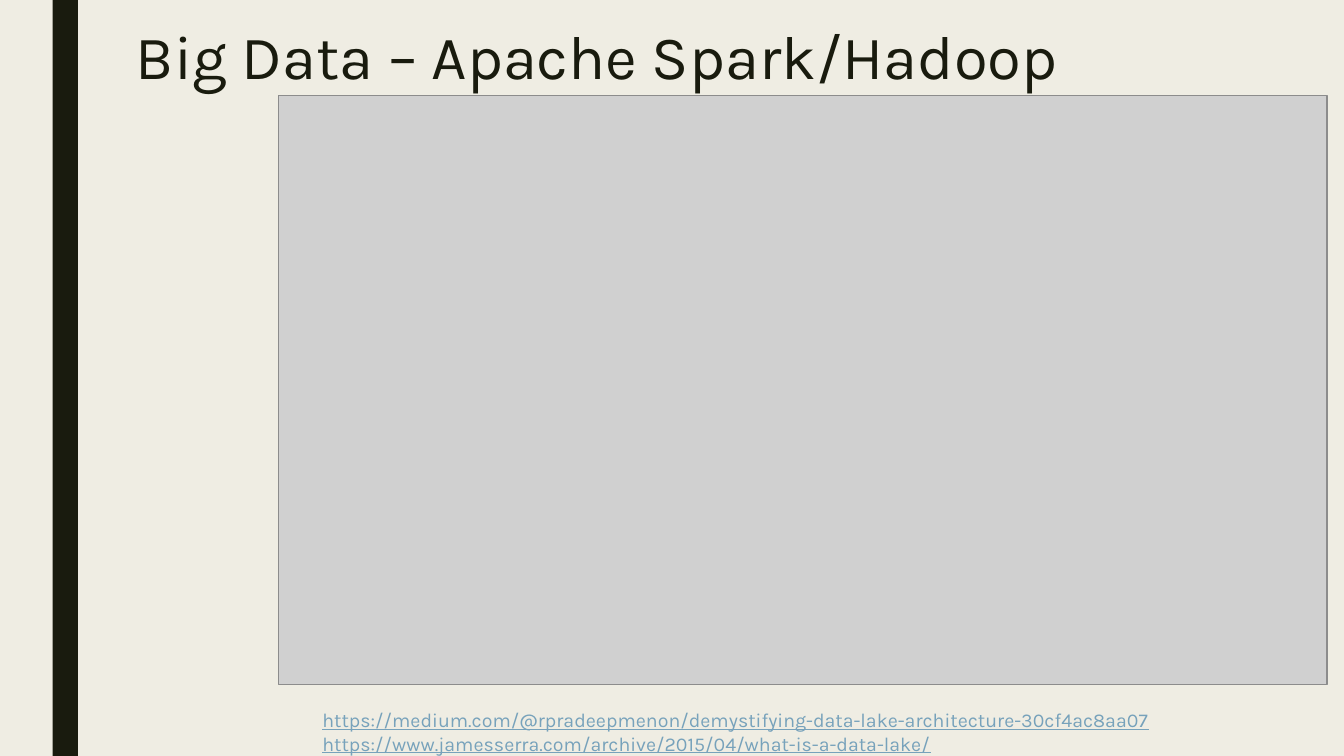
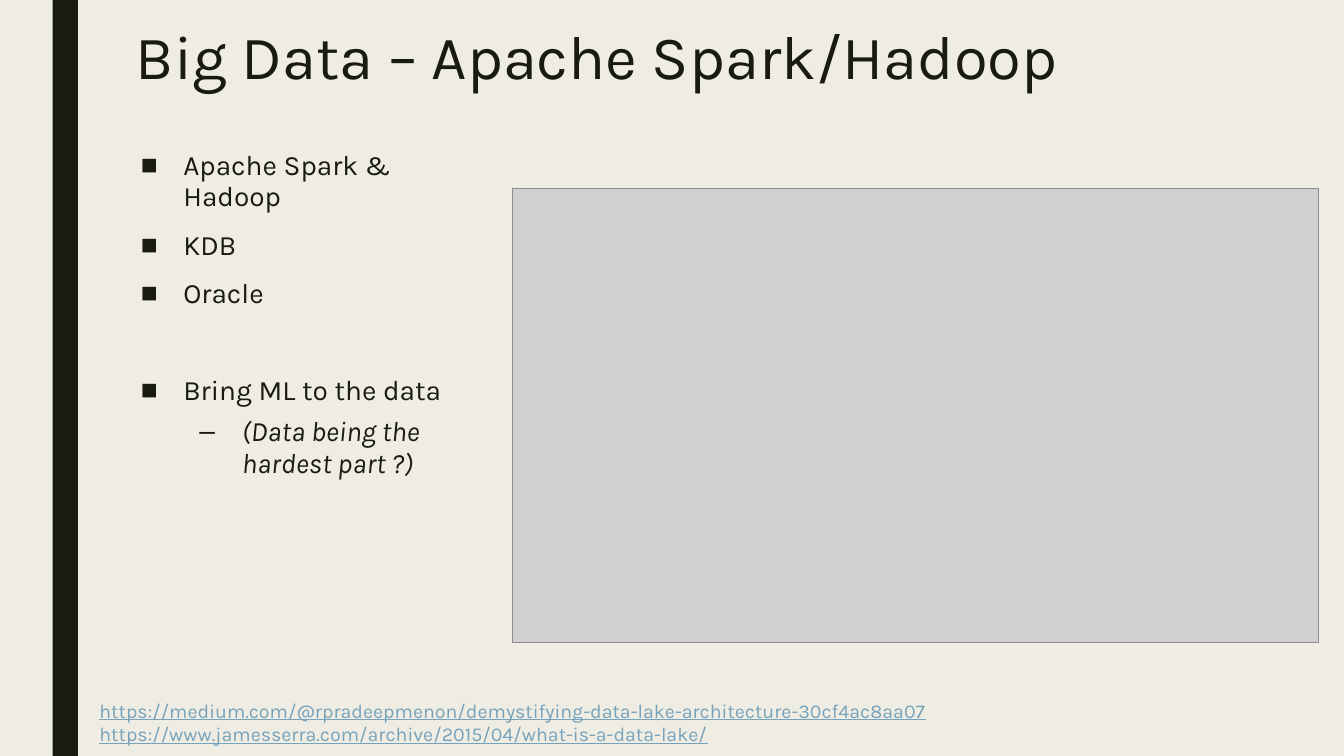
Before and after one commit to dougfoo/machineLearning, a slide deck: slide 21 of talks/MachineLearning101.pptx (slide 20 before the commit). Drawn at 1344x756 pixels with LibreOffice and Linux fonts; fonts in the diff are those of the drawing; grey boxes stand for pictures. Boxes give left, top, right and bottom in pixels: in the first picture for what was removed or moved away, otherwise in the second. Text is boxed around its words. In the diff, an @@ line names an element or a change of style, - is before the commit and + after.

```diff
--- a/talks/MachineLearning101.pptx
+++ b/talks/MachineLearning101.pptx
@@ text added at [183, 156, 441, 480], 20 pt, text #191B0E @@
+■ Apache Spark & Hadoop
+■ KDB
+■ Oracle
+■ Bring ML to the data
+  – (Data being the hardest part ?)
@@ picture: place and size @@
-picture at [279, 95, 1328, 685]
+picture at [512, 189, 1319, 642]
@@ text "https://medium.com/@rpradeepmenon/demystifying-data-lake-arc ...": place and size @@
-text "https://medium.com/@rpradeepmenon/demystifying-data-lake-arc ..." at [322, 713, 1147, 756]
+text "https://medium.com/@rpradeepmenon/demystifying-data-lake-arc ..." at [99, 704, 924, 746]
```
Also in this commit, not shown: 11 other slides changed, 5 slides added, 4 slides removed.
